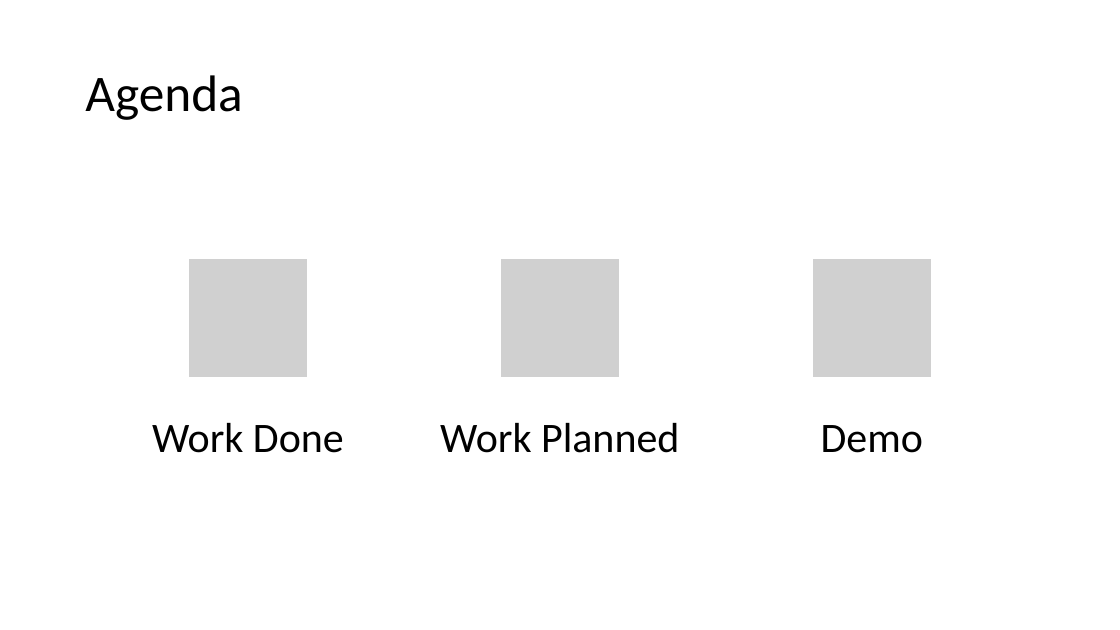
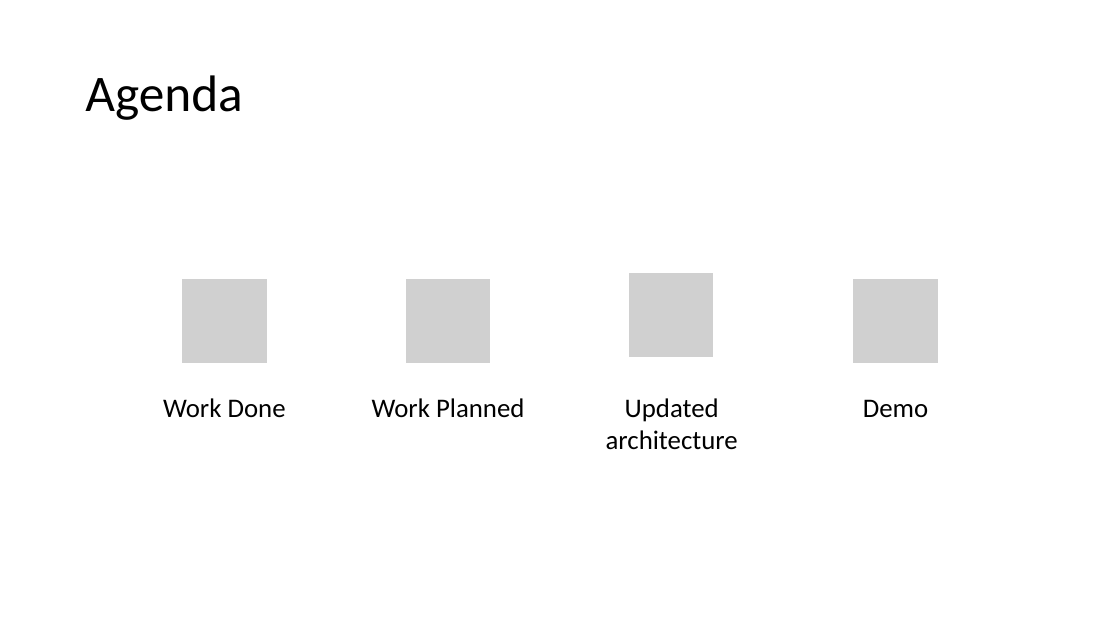
Before and after one commit to SeanMcCrossanTUD/TUD-Group-Project, a slide deck: slide 2 of Project supporting Artifacts/Friday Presentations/presentation_Friday 10th.pptx. Drawn at 1120x630 pixels with LibreOffice and Linux fonts; fonts in the diff are those of the drawing; grey boxes stand for pictures. Boxes give left, top, right and bottom in pixels: in the first picture for what was removed or moved away, otherwise in the second. Text is boxed around its words. In the diff, an @@ line names an element or a change of style, - is before the commit and + after.

```diff
--- a/Project supporting Artifacts/Friday Presentations/presentation_Friday 10th.pptx
+++ b/Project supporting Artifacts/Friday Presentations/presentation_Friday 10th.pptx
@@ picture removed at (188, 259, 308, 378) @@
@@ picture added at (181, 278, 267, 364) @@
@@ picture: place and size @@
-picture at (501, 259, 620, 378)
+picture at (406, 278, 492, 364)
@@ picture: place and size @@
-picture at (812, 259, 932, 378)
+picture at (628, 272, 714, 358)
@@ picture added at (853, 278, 939, 364) @@
@@ text "Work Done": place and size @@
-text "Work Done" at (152, 423, 344, 453)
+text "Work Done" at (163, 398, 286, 418)
@@ size 36 to 23 pt; less space between paragraphs in 3 elements at (163, 398, 286, 418), (863, 399, 928, 418), (372, 398, 524, 418) @@
@@ text "Work Planned": place and size @@
-text "Work Planned" at (440, 423, 679, 453)
+text "Work Planned" at (372, 398, 524, 418)
@@ text added at (606, 398, 738, 450), 23 pt, text #000000 @@
+Updated architecture
@@ text "Demo": place and size @@
-text "Demo" at (821, 425, 923, 453)
+text "Demo" at (863, 399, 928, 418)
```
Also in this commit, not shown: 2 other slides changed, 1 other file.
